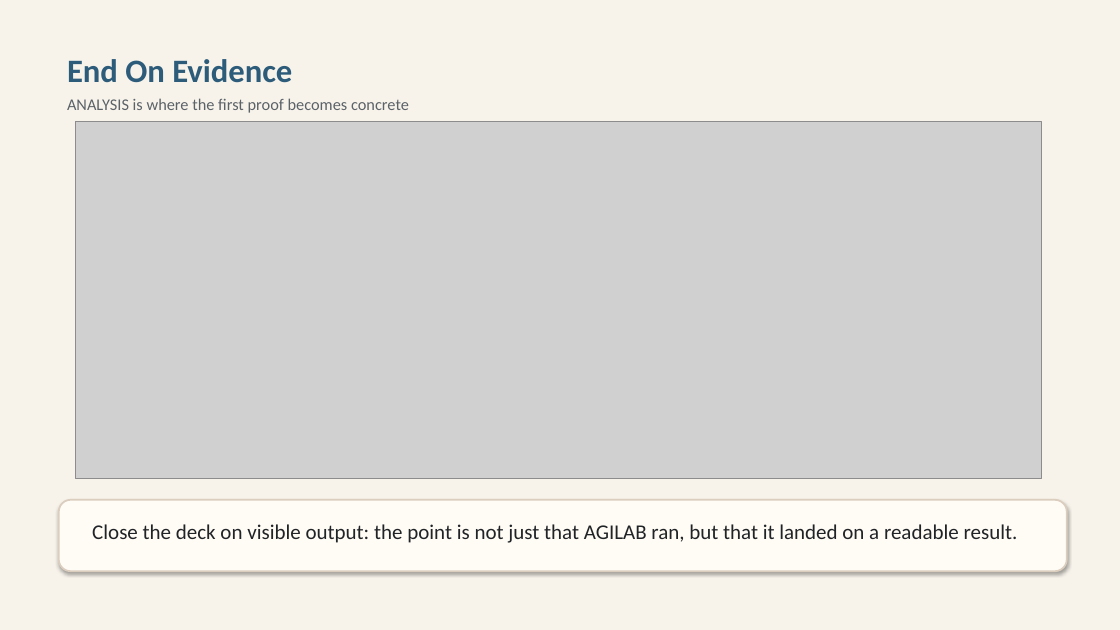
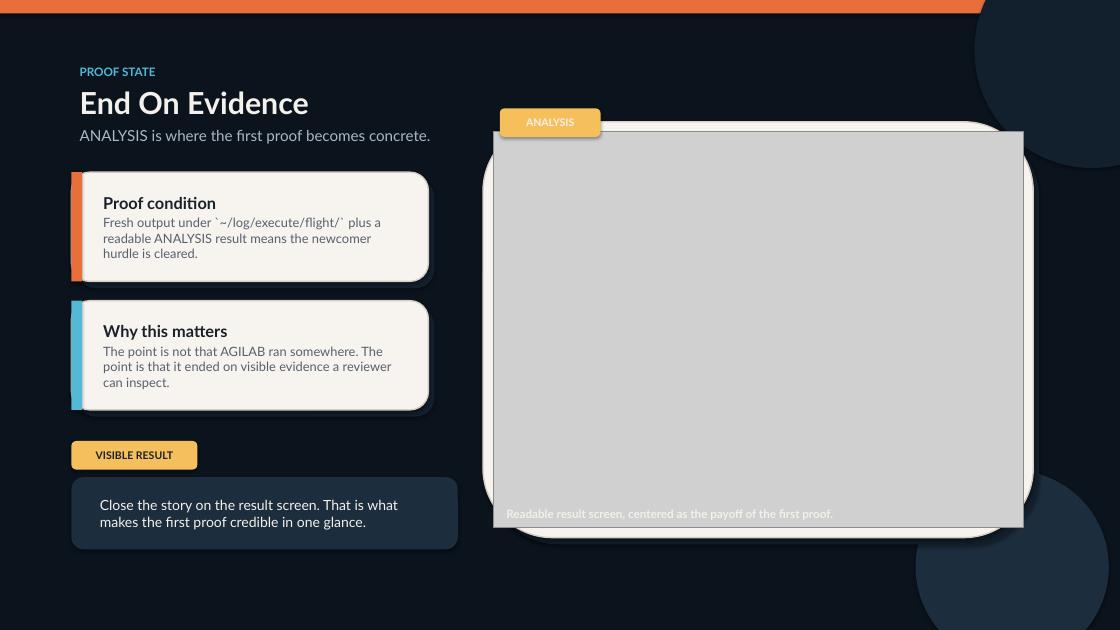
Before and after one commit to ThalesGroup/agilab, a slide deck: slide 4 of docs/source/AGILAB_Flight_First_Proof_Slides.pptx. Drawn at 1120x630 pixels with LibreOffice and Linux fonts; fonts in the diff are those of the drawing; grey boxes stand for pictures. Boxes give left, top, right and bottom in pixels: in the first picture for what was removed or moved away, otherwise in the second. Text is boxed around its words. In the diff, an @@ line names an element or a change of style, - is before the commit and + after.

```diff
--- a/docs/source/AGILAB_Flight_First_Proof_Slides.pptx
+++ b/docs/source/AGILAB_Flight_First_Proof_Slides.pptx
@@ background #F7F3EB to #0B131D @@
@@ rectangle added at (0, 0, 1120, 13), fill #E86E3A @@
@@ ellipse added at (975, 0, 1120, 168), fill #12202D @@
@@ text "End On Evidence": place and size @@
-text "End On Evidence" at (67, 59, 409, 113)
+text "End On Evidence" at (80, 91, 430, 144)
@@ text added at (80, 67, 155, 76), 10 pt, text #54B9D6, bold @@
+PROOF STATE
@@ text at (80, 91, 309, 115): size 28 to 26 pt, font Calibri to Lato, text colour #2D5C7A to #F4F0EB in "End On Evidence"; more space between paragraphs @@
@@ rounded rectangle added at (500, 108, 601, 137), fill #F5BF5B, 9 pt, text #F4F0EB, bold @@
+ANALYSIS
@@ picture removed at (76, 122, 1042, 479) @@
@@ text at (80, 130, 430, 144): text changed; size 14 to 13 pt; font Calibri to Lato; text colour #5B6268 to #ABB7C4 @@
-ANALYSIS is where the first proof becomes concrete
+ANALYSIS is where the first proof becomes concrete.
@@ rounded rectangle added at (483, 122, 1033, 538), fill #F7F3EE, outline #D6CCC1 1.2 pt @@
@@ rounded rectangle added at (489, 129, 1039, 544), fill #12202D @@
@@ picture added at (493, 132, 1023, 528) @@
@@ rounded rectangle added at (71, 172, 429, 281), fill #F7F3EE, outline #D6CCC1 1.2 pt @@
@@ rectangle added at (71, 172, 82, 281), fill #E86E3A @@
@@ rounded rectangle added at (77, 179, 434, 288), fill #12202D @@
@@ text added at (103, 197, 381, 258), 11 pt, text #57606D @@
+Proof condition
+Fresh output under `~/log/execute/flight/` plus a readable ANALYSIS result means the newcomer hurdle is cleared.
@@ rounded rectangle added at (71, 301, 429, 410), fill #F7F3EE, outline #D6CCC1 1.2 pt @@
@@ rectangle added at (71, 301, 82, 410), fill #54B9D6 @@
@@ rounded rectangle added at (77, 308, 434, 417), fill #12202D @@
@@ text added at (103, 325, 392, 389), 11 pt, text #57606D @@
+Why this matters
+The point is not that AGILAB ran somewhere. The point is that it ended on visible evidence a reviewer can inspect.
@@ rounded rectangle added at (71, 441, 197, 470), fill #F5BF5B, 9 pt, text #19212A, bold @@
+VISIBLE RESULT
@@ rounded rectangle added at (71, 477, 458, 549), fill #1C2D3D @@
@@ ellipse added at (916, 471, 1109, 630), fill #1C2D3D @@
@@ rounded rectangle removed at (59, 500, 1067, 571) @@
@@ text added at (100, 499, 398, 530), 12 pt, text #F4F0EB @@
+Close the story on the result screen. That is what makes the first proof credible in one glance.
@@ text removed at (92, 524, 1018, 543) @@
-Close the deck on visible output: the point is not just that AGILAB ran, but that it landed on a readable result.
```
Also in this commit, not shown: 3 other slides changed, 2 other files.
